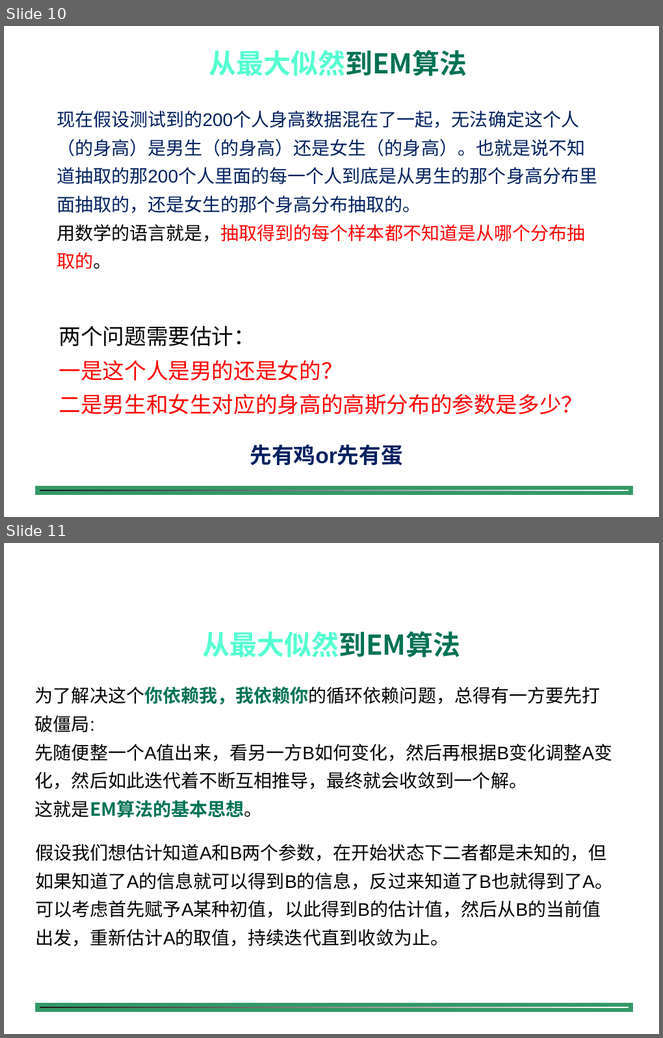
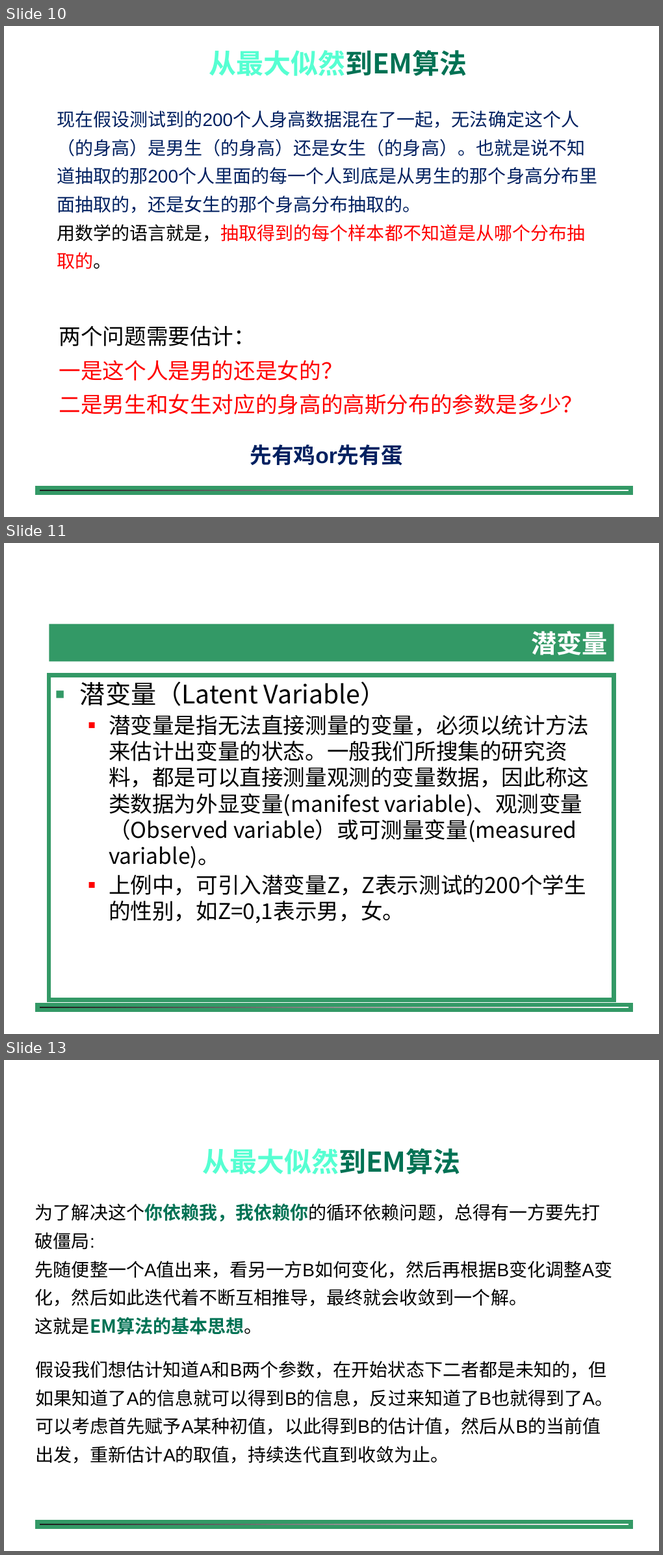
Before and after one commit to shfkuang/shfkuang.github.io, a slide deck: dm/ch4.5.ppt. Shown one above the other, each under a label of ours: slides 10 and 11 before the commit, slides 10, 11 and 13 after it; the slides between them are not shown. The pictures are 663x1038 and 663x1555 pixels, drawn with LibreOffice and Linux fonts; fonts in the diff are those of the drawing; background and template pictures are left out. Boxes give left, top, right and bottom in pixels: in the first picture for what was removed or moved away, otherwise in the second. Text is boxed around its words. In the diff, an @@ line names an element or a change of style, - is before the commit and + after.

```diff
--- a/dm/ch4.5.ppt
+++ b/dm/ch4.5.ppt
@@ slide 11 added at <box>4,543,659,1034</box>, background #FFFFFF; not listed: 1 template element that a slide beside it also shows @@
@@ title added at <box>50,624,614,661</box>, fill #339966, 28 pt, text #FFFFFF, bold @@
+潜变量
@@ rectangle added at <box>50,676,614,1001</box>, outline #339966 4.51 pt, 24 pt, text #000000 @@
+■ 潜变量（Latent Variable）
+  ■ 潜变量是指无法直接测量的变量，必须以统计方法来估计出变量的状态。一般我们所搜集的研究资料，都是可以直接测量观测的变量数据，因此称这类数据为外显变量(manifest variable)、观测变量（Observed variable）或可测量变量(measured variable)。
+  ■ 上例中，可引入潜变量Z，Z表示测试的200个学生的性别，如Z=0,1表示男，女。
@@ what was slide 11 is now slide 13 @@
```
Also in this commit, not shown: 5 slides changed, 1 other slide added, 4 other files.
